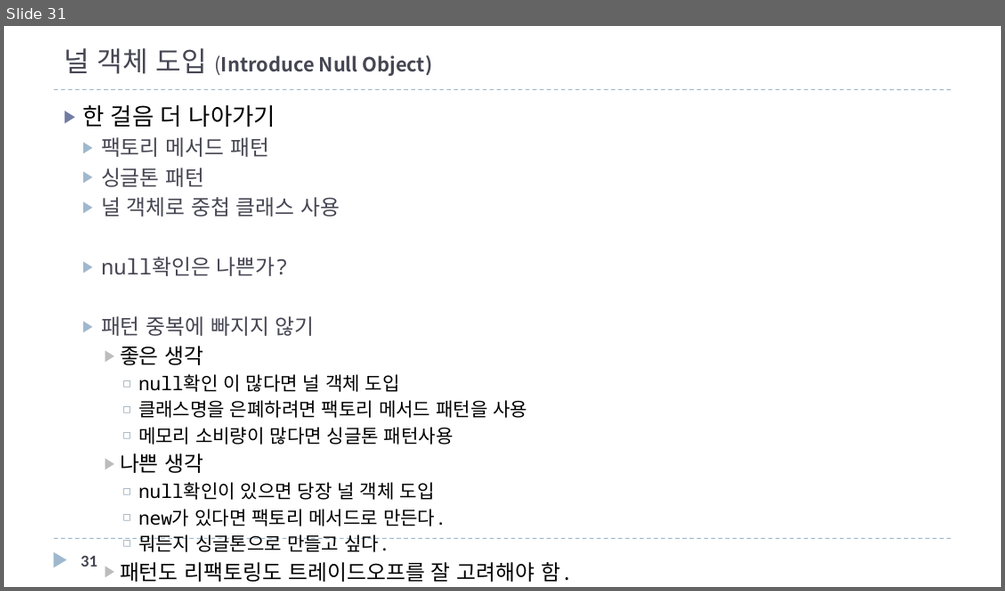
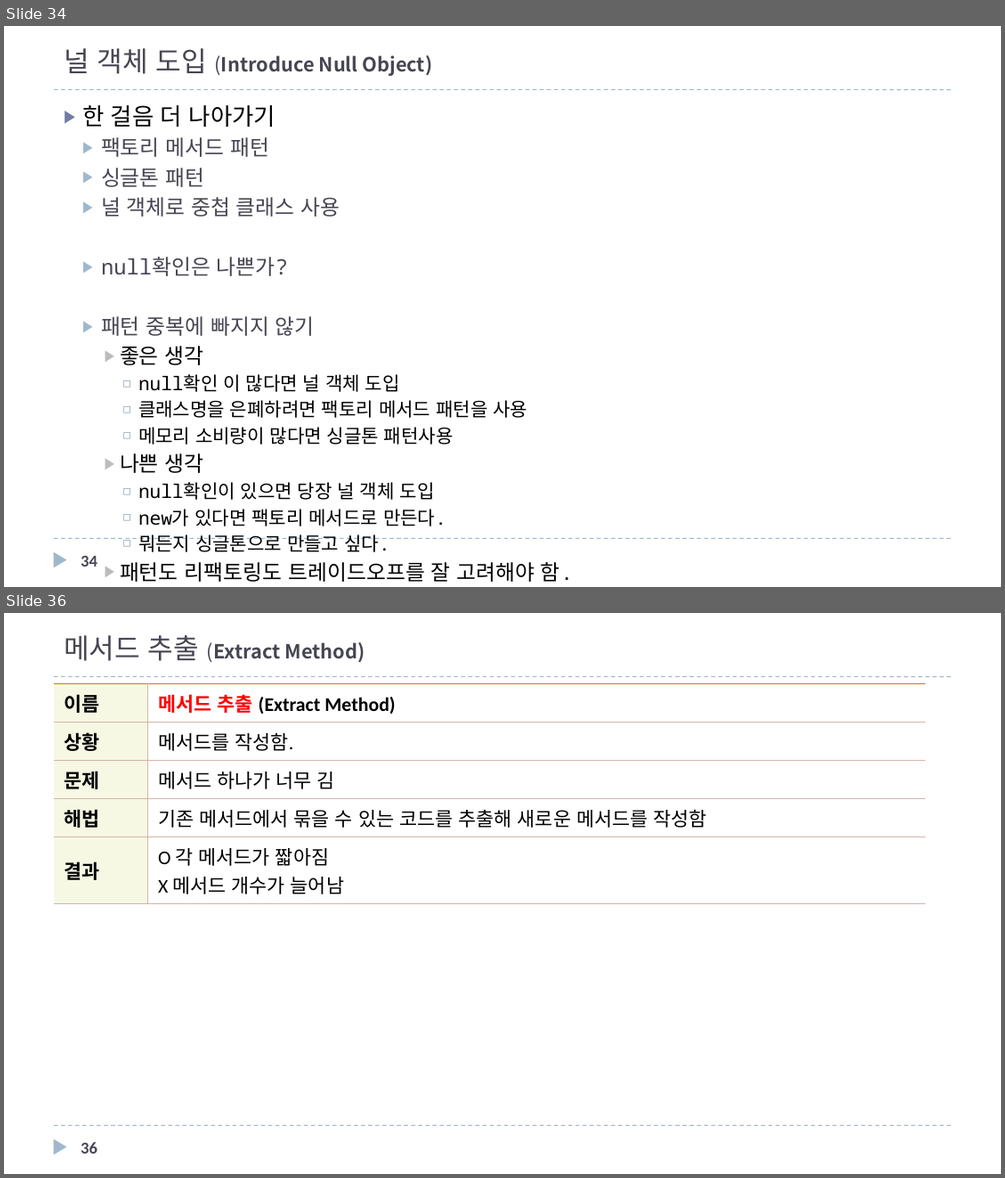
Before and after one commit to mkgungor/refactoring_java, a slide deck: ppt/자바로 배우는 리팩토링 입문.pptx. Shown one above the other, each under a label of ours: slide 31 before the commit, slides 34 and 36 after it; the slides between them are not shown. The pictures are 1005x591 and 1005x1178 pixels, drawn with LibreOffice and Linux fonts; fonts in the diff are those of the drawing. Boxes give left, top, right and bottom in pixels: in the first picture for what was removed or moved away, otherwise in the second. Text is boxed around its words. In the diff, an @@ line names an element or a change of style, - is before the commit and + after.

```diff
--- a/ppt/자바로 배우는 리팩토링 입문.pptx
+++ b/ppt/자바로 배우는 리팩토링 입문.pptx
@@ slide 36 added at box(4, 613, 1001, 1174), background #FFFFFF; not listed: 3 template elements that a slide beside it also shows @@
@@ title added at box(64, 635, 365, 662), 14 pt, text #464653, bold @@
+메서드 추출 (Extract Method)
@@ table added at box(54, 684, 925, 898), 5 rows, 2 columns @@
+이름 | 메서드 추출 (Extract Method)
+상황 | 메서드를 작성함.
+문제 | 메서드 하나가 너무 김
+해법 | 기존 메서드에서 묶을 수 있는 코드를 추출해 새로운 메서드를 작성함
+결과 | O 각 메서드가 짧아짐 / X 메서드 개수가 늘어남
@@ page number added at box(81, 1142, 97, 1153), 12 pt, text #464653, bold @@
+36
@@ what was slide 31 is now slide 34 @@
@@ page number at box(81, 556, 97, 566): text changed @@
-31
+34
```
Also in this commit, not shown: 4 slides changed, 30 other slides added, 1 slide removed, 1 other file.
